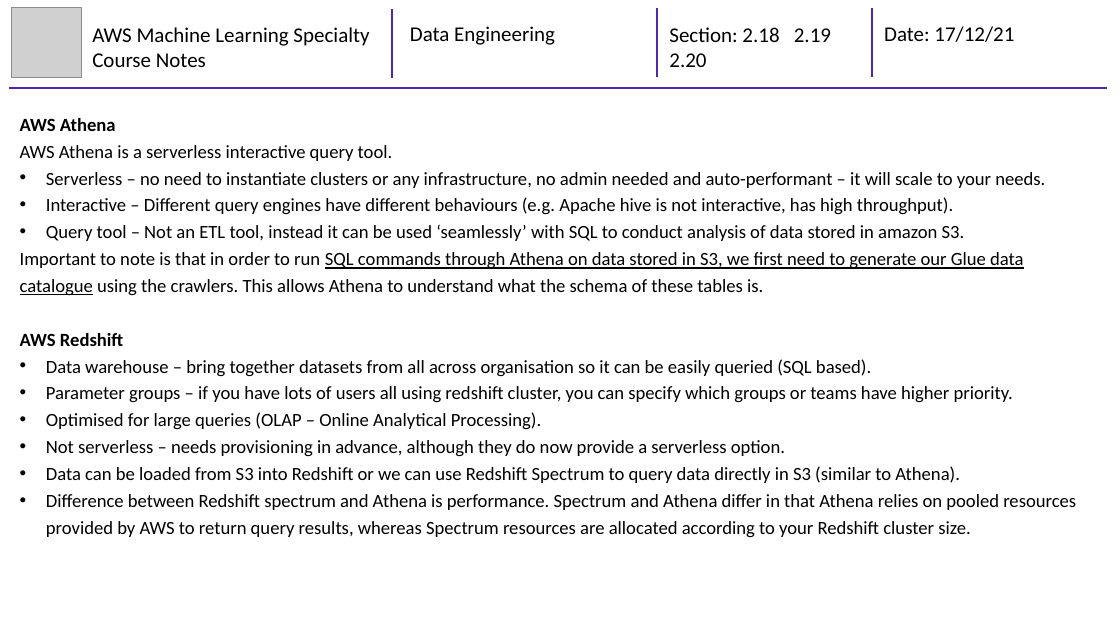
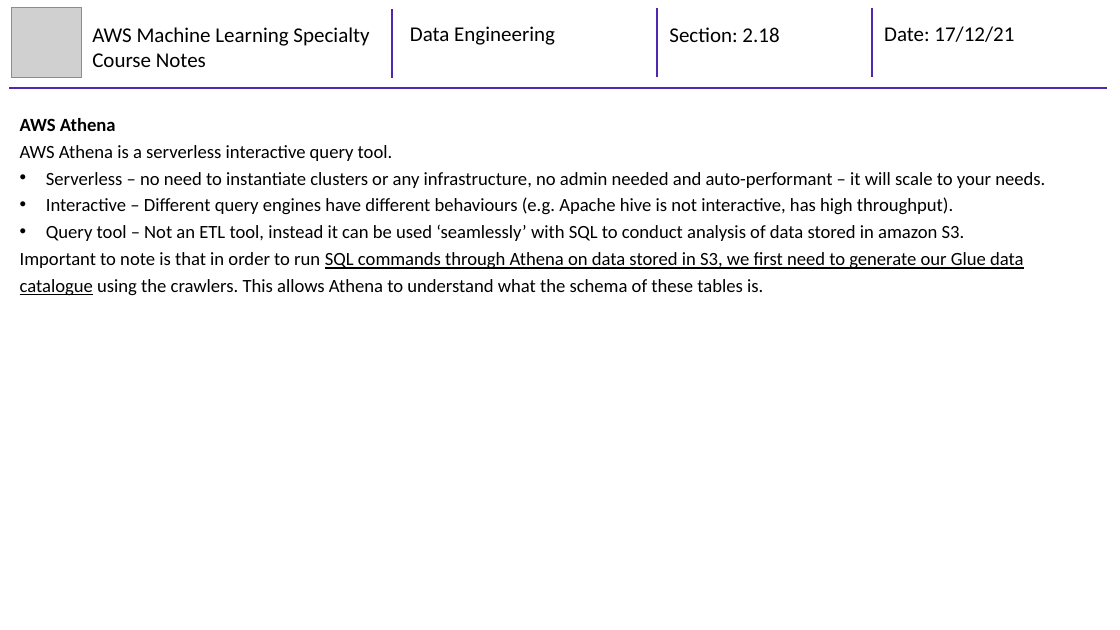
Before and after one commit to mhaythornthwaite/Testing_ML_Algorithms, a slide deck: slide 17 of AWS Machine Learning Specialty/Course Notes/2_MJH_Data_Engineering_Course_Notes.pptx (slide 14 before the commit). Drawn at 1120x630 pixels with LibreOffice and Linux fonts; fonts in the diff are those of the drawing; grey boxes stand for pictures. Boxes give left, top, right and bottom in pixels: in the first picture for what was removed or moved away, otherwise in the second. Text is boxed around its words. In the diff, an @@ line names an element or a change of style, - is before the commit and + after.

Commit message:
AWS ML - Section 2 Summary

```diff
--- a/AWS Machine Learning Specialty/Course Notes/2_MJH_Data_Engineering_Course_Notes.pptx
+++ b/AWS Machine Learning Specialty/Course Notes/2_MJH_Data_Engineering_Course_Notes.pptx
@@ text at (669,27,779,42): text changed @@
-Section: 2.18 2.19 2.20
+Section: 2.18
@@ text at (20,333,1076,538): paragraphs removed @@
-AWS Redshift
-• Data warehouse – bring together datasets from all across organisation so it can be easily queried (SQL based).
-• Parameter groups – if you have lots of users all using redshift cluster, you can specify which groups or teams have higher priority.
-• Optimised for large queries (OLAP – Online Analytical Processing).
-• Not serverless – needs provisioning in advance, although they do now provide a serverless option.
-• Data can be loaded from S3 into Redshift or we can use Redshift Spectrum to query data directly in S3 (similar to Athena).
-• Difference between Redshift spectrum and Athena is performance. Spectrum and Athena differ in that Athena relies on pooled resources provided by AWS to return query results, whereas Spectrum resources are allocated according to your Redshift cluster size.
```
Also in this commit, not shown: 9 other slides changed, 4 slides added.
